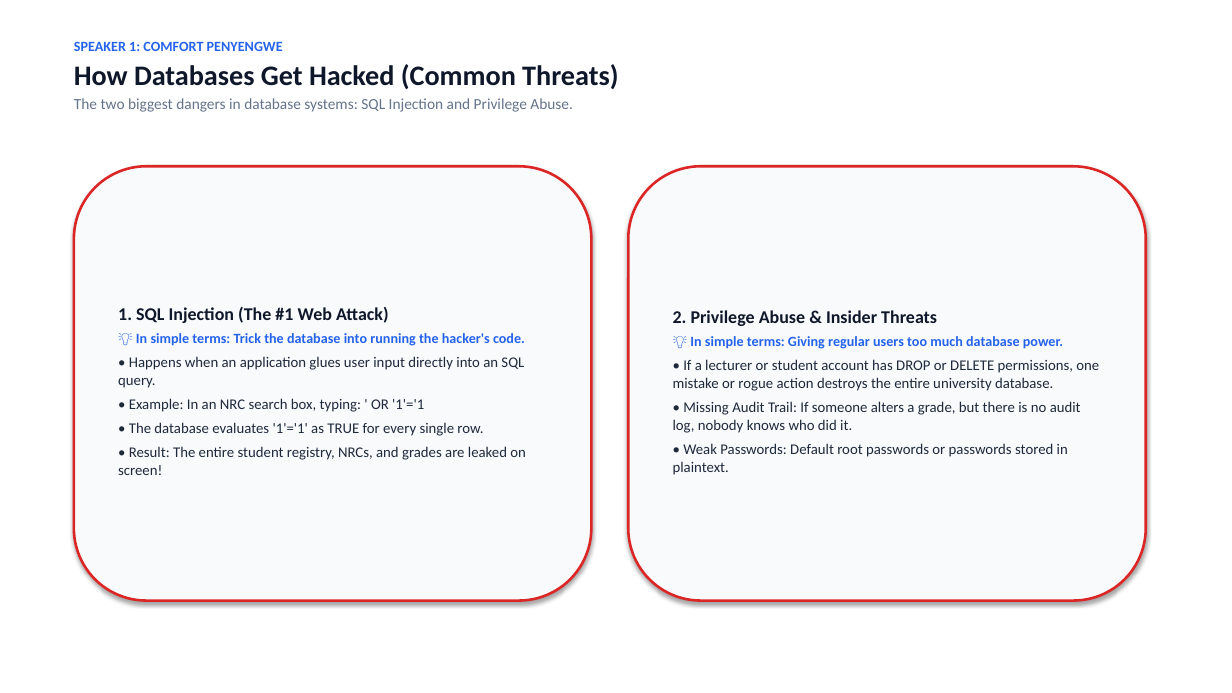
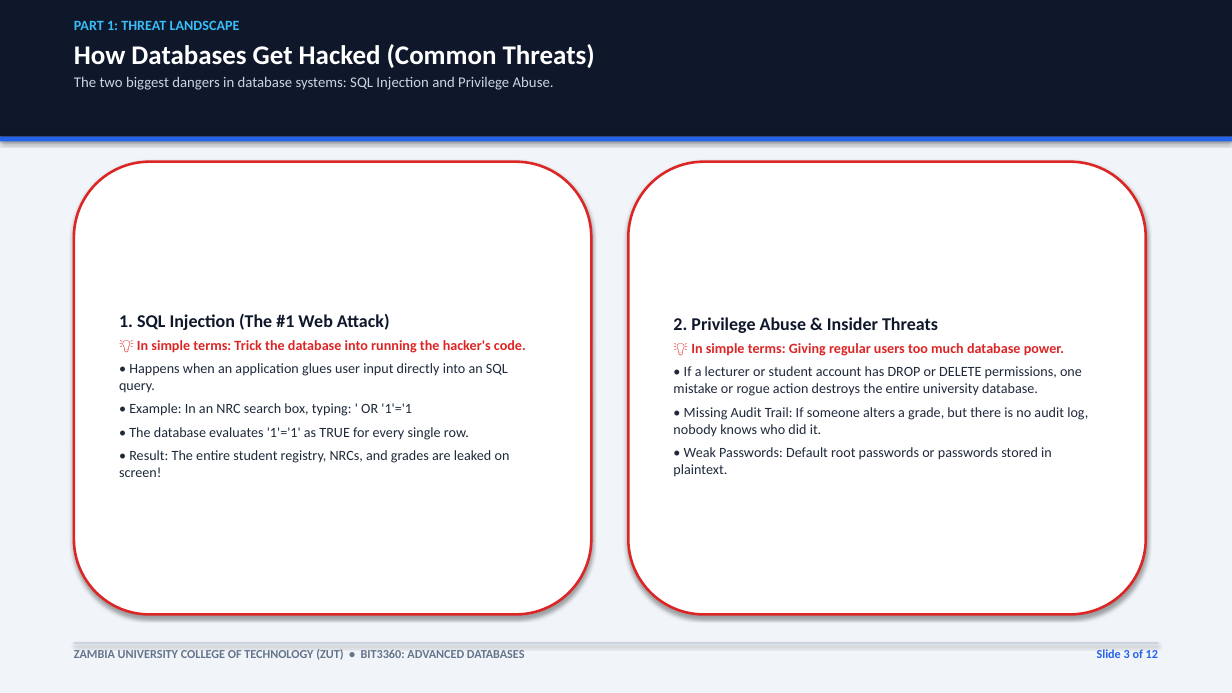
Before and after one commit to comfortpenyengwe-afk/ADA-assignment-for-the-ohns, a slide deck: slide 3 of BIT3360_Database_Security_Presentation.pptx. Drawn at 1232x693 pixels with LibreOffice and Linux fonts; fonts in the diff are those of the drawing. Boxes give left, top, right and bottom in pixels: in the first picture for what was removed or moved away, otherwise in the second. Text is boxed around its words. In the diff, an @@ line names an element or a change of style, - is before the commit and + after.

Commit message:
Enhance presentation design with refined card and header color scheme

```diff
--- a/BIT3360_Database_Security_Presentation.pptx
+++ b/BIT3360_Database_Security_Presentation.pptx
@@ rectangle added at bbox=[0, 0, 1232, 693], fill #F1F5F9 @@
@@ rectangle added at bbox=[0, 0, 1232, 137], fill #0F172A @@
@@ text at bbox=[74, 20, 240, 30]: text changed; text colour #2563EB to #38BDF8 @@
-SPEAKER 1: COMFORT PENYENGWE
+PART 1: THREAT LANDSCAPE
@@ text "PART 1: THREAT LANDSCAPE": place and size @@
-text "PART 1: THREAT LANDSCAPE" at bbox=[74, 41, 618, 112]
+text "PART 1: THREAT LANDSCAPE" at bbox=[74, 20, 595, 90]
@@ text at bbox=[74, 44, 595, 90]: size 22 to 21 pt, text colour #0F172A to #FFFFFF in "How Databases Get Hacked (Common Threats)"; size 12 to 11.5 pt, text colour #64748B to #CBD5E1 in "The two biggest dangers in database systems: ..." @@
@@ rectangle added at bbox=[0, 137, 1232, 141], fill #2563EB @@
@@ rounded rectangle "1. SQL Injection (The #1 ...": place and size @@
-rounded rectangle "1. SQL Injection (The #1 ..." at bbox=[74, 166, 592, 601]
+rounded rectangle "1. SQL Injection (The #1 ..." at bbox=[74, 162, 592, 615]
@@ rounded rectangle "1. SQL Injection (The #1 ..." at bbox=[74, 162, 592, 615]: fill #F8FAFC to #FFFFFF @@
@@ rounded rectangle "2. Privilege Abuse & Insider ..." at bbox=[628, 162, 1146, 615]: fill #F8FAFC to #FFFFFF @@
@@ rounded rectangle "2. Privilege Abuse & Insider ...": place and size @@
-rounded rectangle "2. Privilege Abuse & Insider ..." at bbox=[628, 166, 1146, 601]
+rounded rectangle "2. Privilege Abuse & Insider ..." at bbox=[628, 162, 1146, 615]
@@ text in rounded rectangle at bbox=[119, 340, 526, 477]: text colour #2563EB to #DC2626 in "💡 In simple terms: Trick the database ..."; size 11.5 to 11 pt in "• Happens when an application glues user ...", "• Example: In an NRC search box, ...", "• The database evaluates '1'='1' as TRUE ...", "• Result: The entire student registry, NRCs, ..." @@
@@ text in rounded rectangle at bbox=[673, 343, 1088, 477]: text colour #2563EB to #DC2626 in "💡 In simple terms: Giving regular users ..."; size 11.5 to 11 pt in "• If a lecturer or student account ...", "• Missing Audit Trail: If someone alters ...", "• Weak Passwords: Default root passwords or ..." @@
@@ rectangle added at bbox=[74, 642, 1158, 644], fill #CBD5E1 @@
@@ text added at bbox=[74, 649, 525, 660], 9.5 pt, text #64748B, bold @@
+ZAMBIA UNIVERSITY COLLEGE OF TECHNOLOGY (ZUT) • BIT3360: ADVANCED DATABASES
@@ text added at bbox=[1097, 649, 1158, 658], 9.5 pt, text #2563EB, bold @@
+Slide 3 of 12
```
Also in this commit, not shown: 11 other slides changed, 3 other files.
